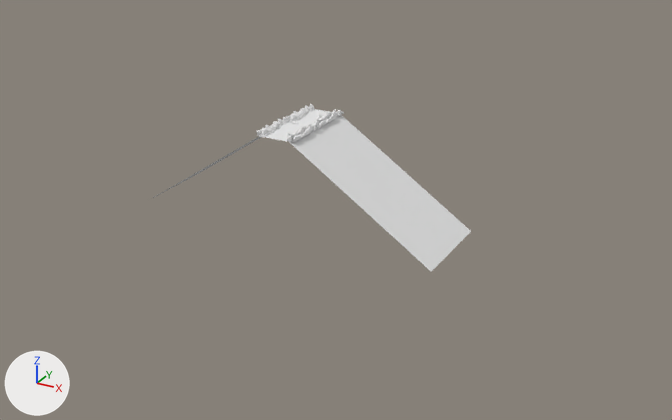
Renders of the OBJ model VektoriaApp/models/RoadTiles/RoadTiles_Basic/RoadTile_Basic2.obj from each side of a commit.
The view is the same before and after, from a 50 mm lens placed at (1367.0, -2269.0, 881.0), pointed at (116.0, 6.0, -256.0). The lights are fixed; the arrows at lower left show +X, +Y and +Z. Where no turn or scale is listed for an object, it has been applied to the vertices.

In view in the first picture: 'Road_Ground.001_Plane.001'.
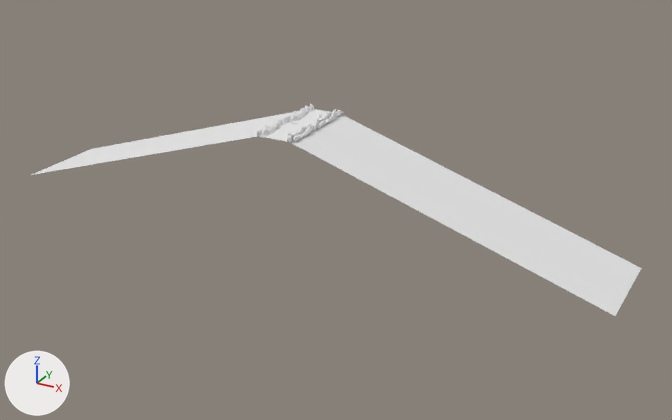
What changed in the scene script:
```text
Change me_road_ground_001_plane_001:
    used by ob_road_ground_001_plane_001; location = (0.0, 0.0, 0.0)
    remove me_road_ground_001_plane_001.from_pydata(...)  # 2587 vertices, 4954 faces, 2 loose edges; spans x -500.0..500.0, y -154.0..155.0, z -300.0..21.0
    add me_road_ground_001_plane_001.from_pydata(...)  # 2587 vertices, 4954 faces, 2 loose edges; spans x -1000.0..1000.0, y -154.0..155.0, z -300.0..21.0
    me_road_ground_001_plane_001 part 1: 2 vertices removed from x 500.0, y -150.0..150.0, z -300.0
    me_road_ground_001_plane_001 part 2: 2 vertices removed from x -500.0, y -150.0..150.0, z -300.0
    me_road_ground_001_plane_001 part 3: 2 vertices added at x 1000.0, y -150.0..150.0, z -300.0
    me_road_ground_001_plane_001 part 4: 2 vertices added at x -1000.0, y -150.0..150.0, z -300.0
```

Location of each change, [x1, y1, x2, y2] in pixels of the pictures (672 x 420 px):
'Road_Ground.001_Plane.001', reshaped (90% wider, 26% taller)
    before: [151, 104, 471, 272]
    after: [32, 104, 641, 316]
part 1 of me_road_ground_001_plane_001, deleted
    before: [290, 115, 471, 272]
part 2 of me_road_ground_001_plane_001, deleted
    before: [151, 136, 261, 199]
part 3 of me_road_ground_001_plane_001, added
    after: [290, 114, 641, 316]
part 4 of me_road_ground_001_plane_001, added
    after: [32, 111, 299, 175]
